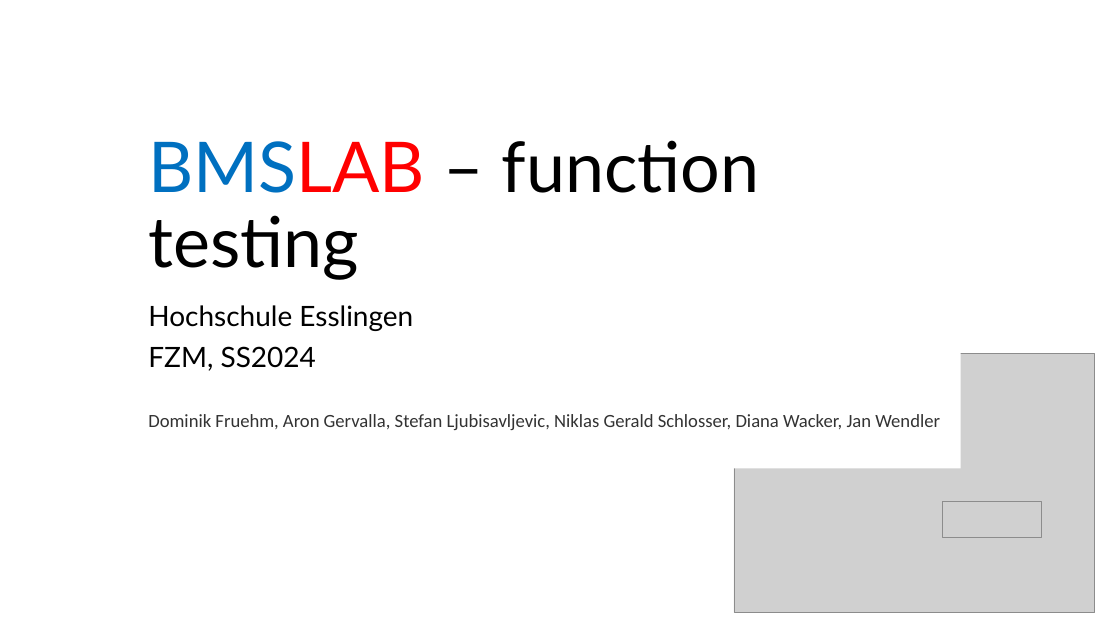
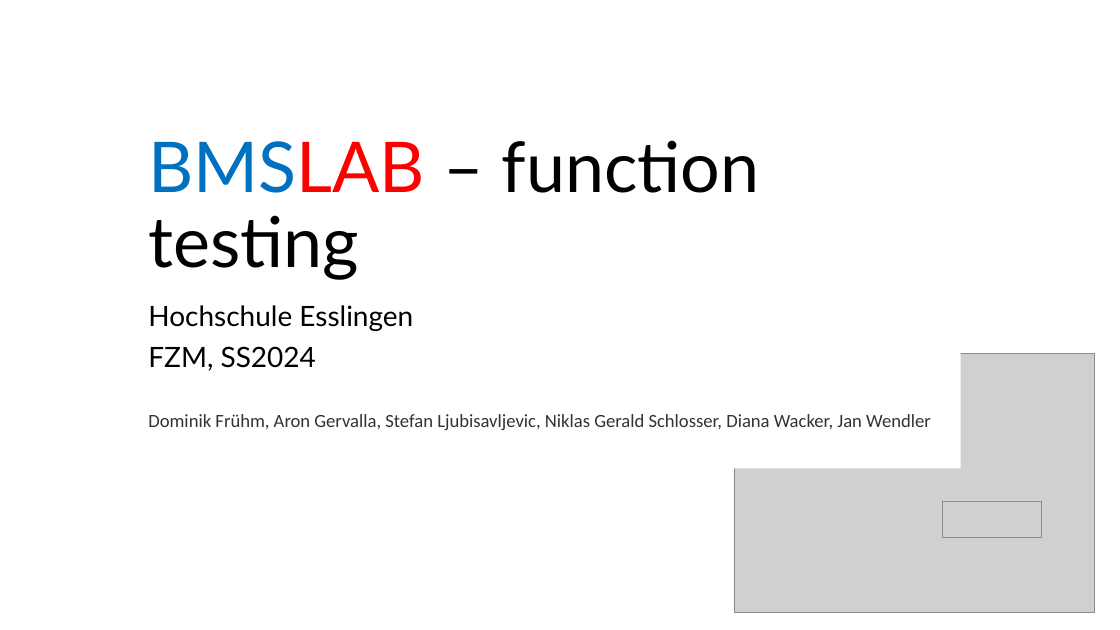
Before and after one commit to juscfz05/BMS_LAB_FZM, a slide deck: slide 1 of function_testing/function testing.pptx. Drawn at 1120x630 pixels with LibreOffice and Linux fonts; fonts in the diff are those of the drawing; grey boxes stand for pictures. Boxes give left, top, right and bottom in pixels: in the first picture for what was removed or moved away, otherwise in the second. Text is boxed around its words. In the diff, an @@ line names an element or a change of style, - is before the commit and + after.

```diff
--- a/function_testing/function testing.pptx
+++ b/function_testing/function testing.pptx
@@ subtitle at [148,414,931,430]: text changed @@
-Dominik Fruehm, Aron Gervalla, Stefan Ljubisavljevic, Niklas Gerald Schlosser, Diana Wacker, Jan Wendler
+Dominik Frühm, Aron Gervalla, Stefan Ljubisavljevic, Niklas Gerald Schlosser, Diana Wacker, Jan Wendler
```
Also in this commit, not shown: 8 other slides changed, 1 slide added.
